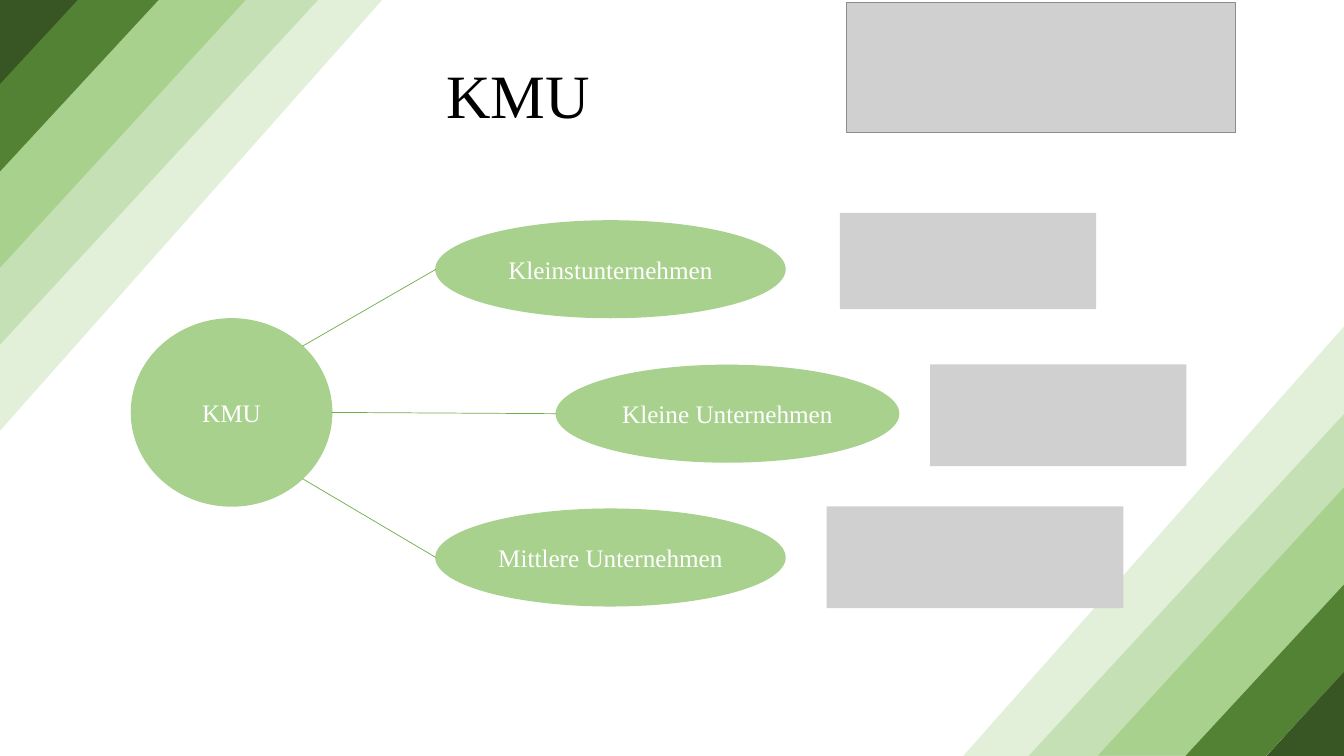
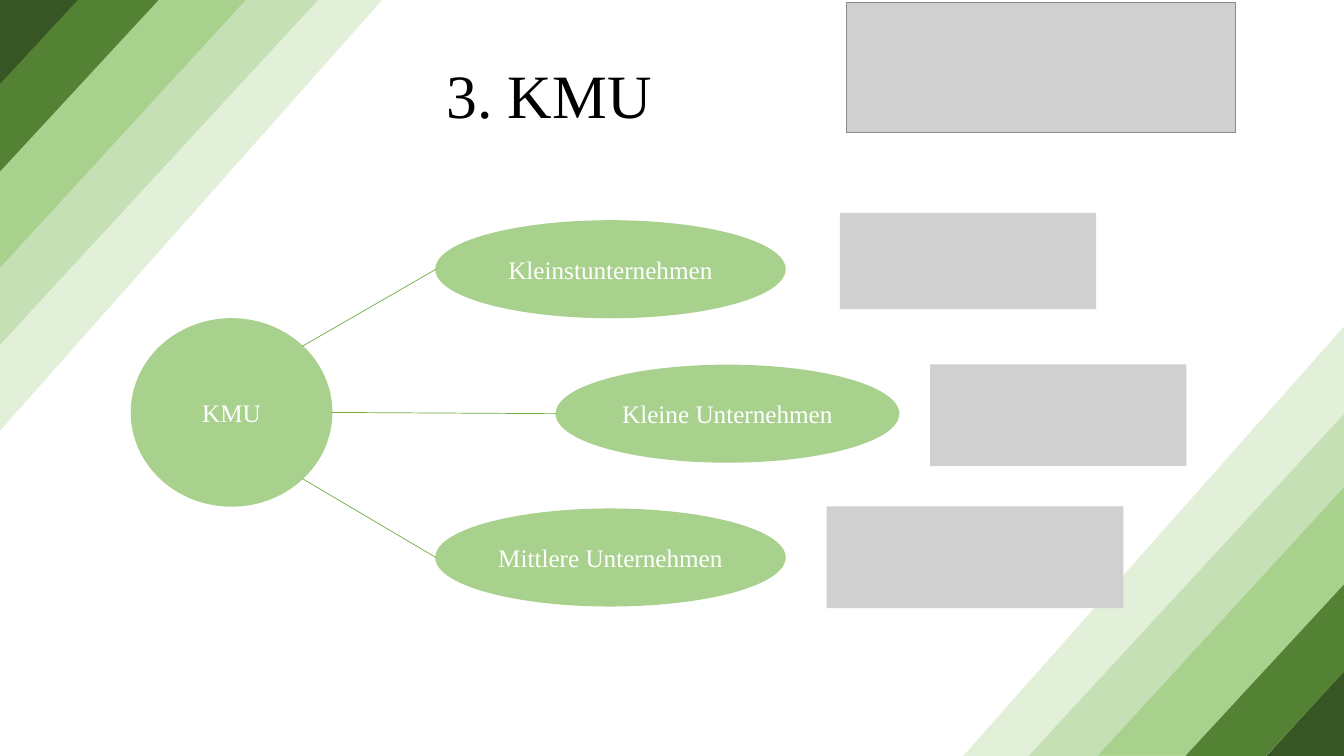
Before and after one commit to MaxGabler31/Seminar-Management-und-Controlling, a slide deck: slide 6 of Seminar Management und Controlling/Controlling in kleinen und mittleren Unternehmen.pptx. Drawn at 1344x756 pixels with LibreOffice and Linux fonts; fonts in the diff are those of the drawing; grey boxes stand for pictures. Boxes give left, top, right and bottom in pixels: in the first picture for what was removed or moved away, otherwise in the second. Text is boxed around its words. In the diff, an @@ line names an element or a change of style, - is before the commit and + after.

```diff
--- a/Seminar Management und Controlling/Controlling in kleinen und mittleren Unternehmen.pptx
+++ b/Seminar Management und Controlling/Controlling in kleinen und mittleren Unternehmen.pptx
@@ title at <box>446,77,652,119</box>: text changed @@
-KMU
+3. KMU
```
Also in this commit, not shown: 11 other slides changed.
